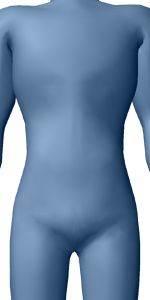
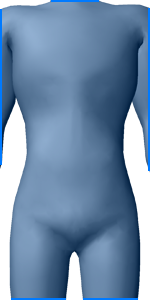
Two versions of the same layered image (w=150, h=300). Layer-by-layer changes:
added layer "Form 3 Kopie" above "Form 3" over box(83, 298, 138, 300)
added layer "Form 3" above "Form 2 Kopie" over box(11, 298, 66, 300)
added layer "Form 2 Kopie" above "Form 2" over box(148, 8, 150, 171)
added layer "Form 2" above "Form 1" over box(0, 9, 2, 165)
added layer "Form 1" above "Ebene 1" over box(51, 0, 99, 2)
